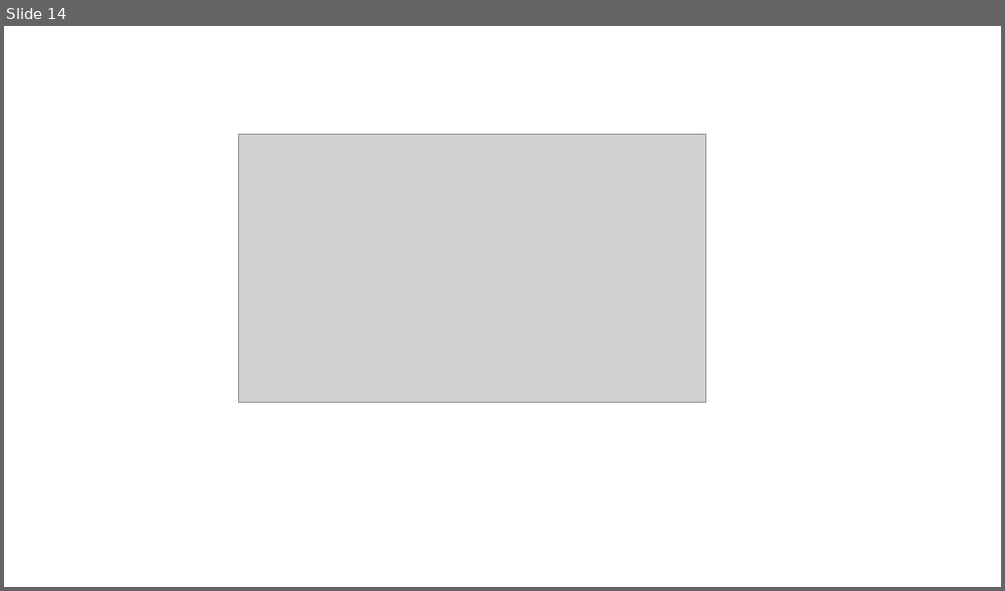
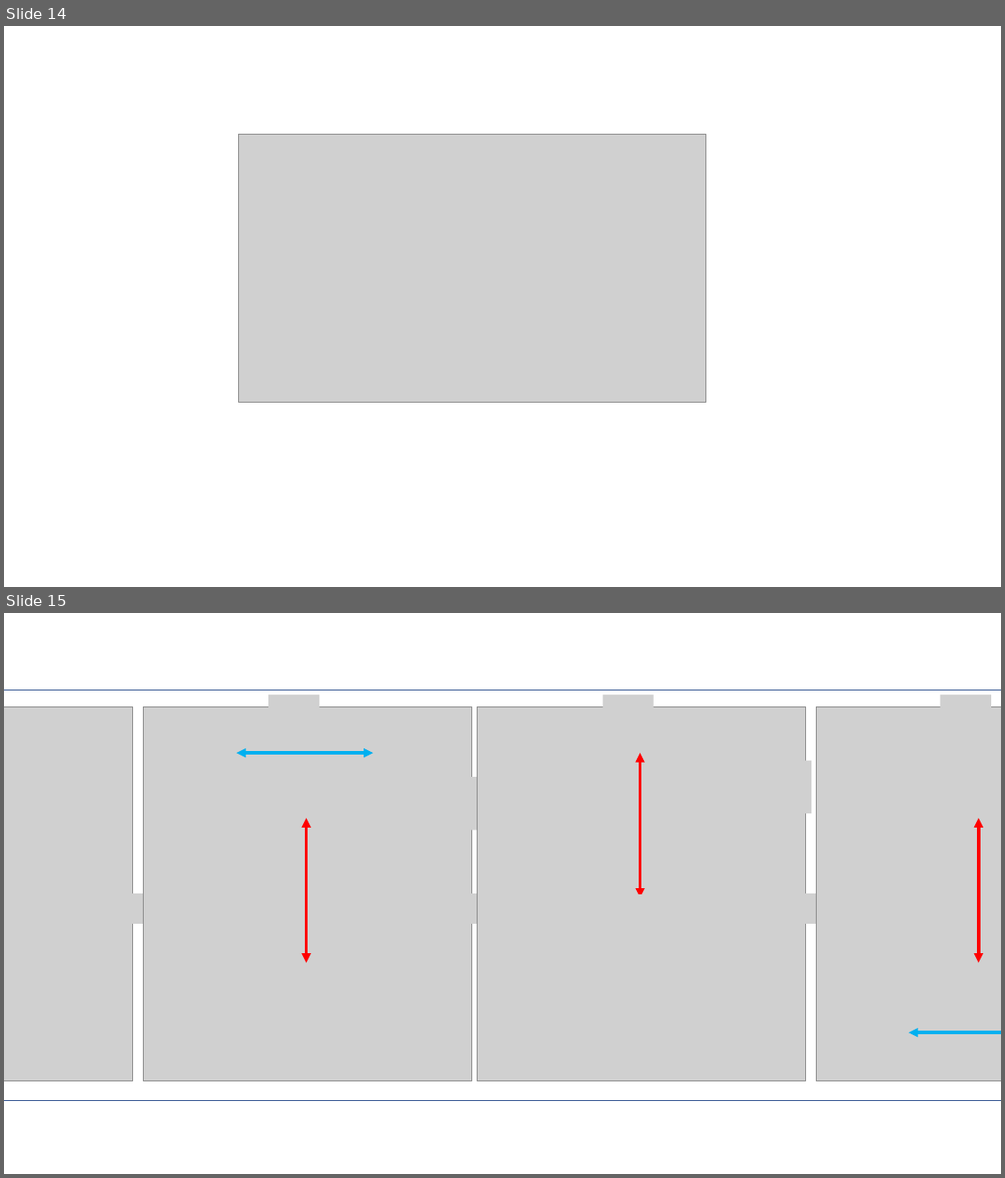
Before and after one commit to tfoseel/math-help, a slide deck: Resources/그림판.pptx. Shown one above the other, each under a label of ours: slide 14 before the commit, slides 14 and 15 after it. The pictures are 1005x591 and 1005x1178 pixels, drawn with LibreOffice and Linux fonts; fonts in the diff are those of the drawing; grey boxes stand for pictures; background and template pictures are left out. Boxes give left, top, right and bottom in pixels: in the first picture for what was removed or moved away, otherwise in the second. Text is boxed around its words. In the diff, an @@ line names an element or a change of style, - is before the commit and + after.

```diff
--- a/Resources/그림판.pptx
+++ b/Resources/그림판.pptx
@@ slide 15 added at (4,613,1001,1174), background #FFFFFF @@
@@ rectangle added at (4,690,1001,1101), fill #FFFFFF, outline #325491 1 pt @@
@@ picture added at (4,706,133,1080) @@
@@ picture added at (143,706,471,1080) @@
@@ picture added at (268,695,320,724) @@
@@ picture added at (477,706,806,1080) @@
@@ picture added at (603,695,654,724) @@
@@ picture added at (816,706,1001,1080) @@
@@ picture added at (940,695,991,724) @@
@@ double arrow added from (236, 753) to (373, 753), #00B0F0 3 pt @@
@@ double arrow added from (640, 753) to (640, 897), #FF0000 3 pt @@
@@ picture added at (680,761,811,813) @@
@@ picture added at (18,777,124,807) @@
@@ picture added at (344,777,477,830) @@
@@ double arrow added from (306, 818) to (306, 962), #FF0000 3 pt @@
@@ double arrow added from (979, 818) to (979, 962), #FF0000 3 pt @@
@@ picture added at (100,893,151,924) @@
@@ picture added at (268,894,320,925) @@
@@ picture added at (439,893,490,924) @@
@@ picture added at (603,894,654,925) @@
@@ picture added at (774,893,825,924) @@
@@ picture added at (940,894,991,925) @@
@@ picture added at (823,948,955,1001) @@
@@ double arrow added from (909, 1032) to (1001, 1032), #00B0F0 3 pt @@
```
Also in this commit, not shown: 1 other slide added.
